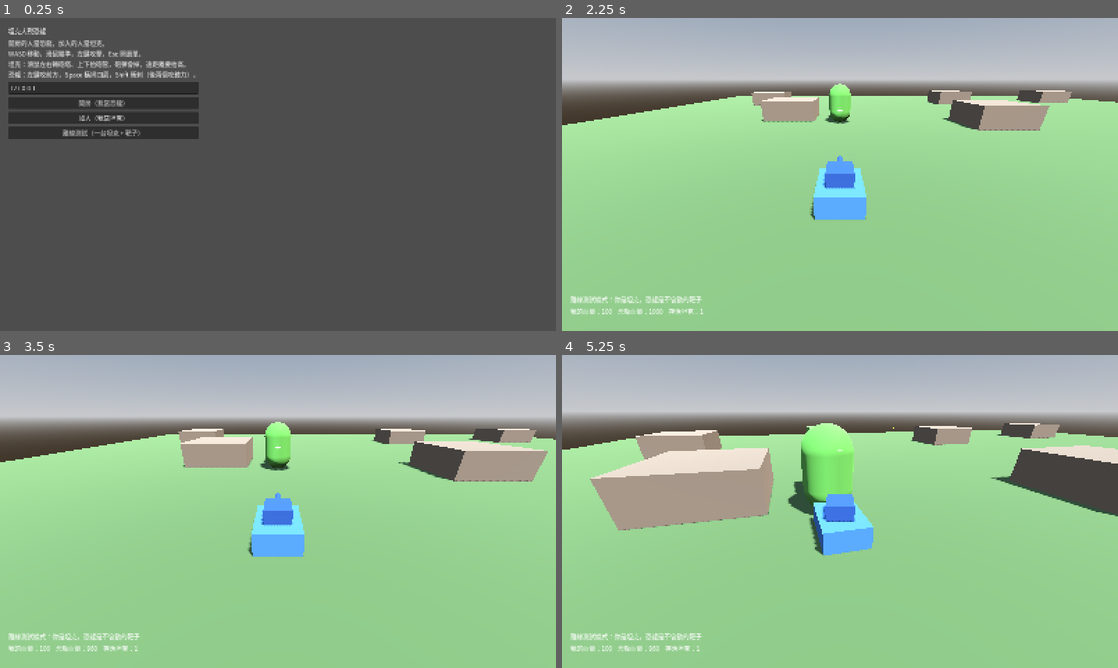
Above: before the commit, frames 1-4 (two rows, left to right).
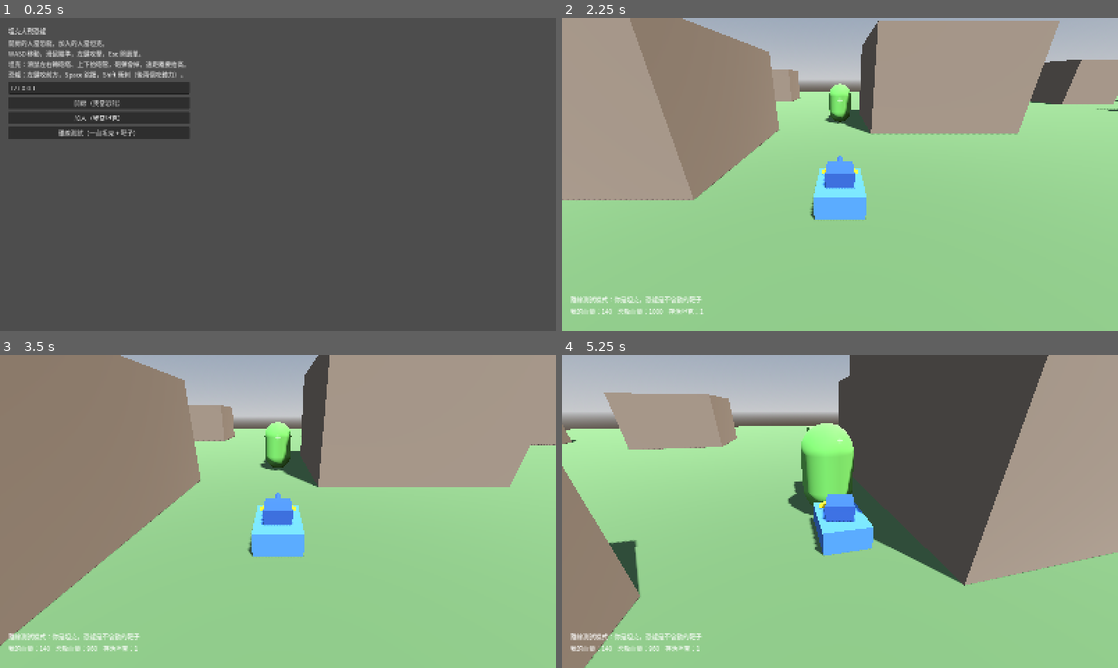
Above: after the commit, the same moments.

Repository: billxu0521/tank_war
Game: Godot game, scene res://main.tscn
Same seed, same stepped clock (60 frames per second), same inputs: the game is played once before the commit and once after it.
Inputs (mouse positions are in pixels of both pictures, inside the frame that each line leads up to):
- Up to frame 1 (0.25 s): no input
- Up to frame 2 (2.25 s): click "開房（我當恐龍）" at 0.5 s; click "加入（我當坦克）" at 1.25 s; click "離線測試（一台坦克 + 靶子）" at 2 s
- Up to frame 3 (3.5 s): tap Enter at 2.75 s; move the mouse to (305, 511) at 2.77 s; hold W from 2.78 s (still down); hold Space from 2.78 s (still down); click (305, 511) at 2.92 s
- Up to frame 4 (5.25 s): keep holding W; move the mouse to (812, 511) at 3.52 s; release Space at 3.53 s; tap Shift at 3.6, 5.1 s; click (812, 511) at 3.67 s; tap Space at 3.77, 3.8, 4.07 s; move the mouse to (851, 505) at 4.27 s; hold Space 4.28-5.03 s; click (851, 505) at 4.42 s; move the mouse to (834, 517) at 5.02 s; click (834, 517) at 5.17 s

The runs differ from the first frame. In frame 1, 0.9% of the frame differs, in the area x 10-36%, y 16-39%; in frame 2, 33%; in frame 3, 41%; in frame 4, 47%, in the area x 0-100%, y 0-100%.

Commit message:
場地放大加掩蔽、砲彈加速、坦克加血、恐龍掃尾改跳躍
場地
- 120x120 -> 200x200，用固定 seed 亂數散布 21 棟 7~13 公尺高的建築
  （seed 固定才能保證每台機器蓋出一樣的場地，場地沒走網路同步）
- 出生點會避開建築，不會卡在牆裡

掩蔽
- 恐龍的攻擊判定原本只算距離和方向，會穿牆咬人。改成從頭部拉一條
  射線到目標，中間有建築就打不到。這是坦克能躲掩蔽的依據。

砲彈
- 速度 60 -> 100 m/s，準心歸零距離 55 -> 70 公尺
- 改用射線掃過每一幀的位移，不再靠 Area3D。一幀跑 1.7 公尺用區域
  偵測會直接穿過坦克。順便省掉一個碰撞節點。

坦克
- 血量 100 -> 140（恐龍要咬四口，配合把咬改成 35 傷）
- 底盤加黃色箭頭，砲塔轉開時還看得出車頭朝哪

恐龍
- 尾巴橫掃移除，改成跳躍：18 m/s、跳得起 6.5 公尺、吃 30 體力
- 滑鼠靈敏度 0.004 -> 0.009
- 順帶修掉 _apply_gravity 在地面時無條件清掉 y 速度，會把跳躍吃掉

測試補了「建築擋視線」和「恐龍跳躍」兩個案例，共 10 項。

Co-Authored-By: Claude Opus 5 (1M context) <noreply@anthropic.com>
Claude-Session: https://claude.ai/code/session_019SAVwhULYTqidBLb1Ej4sE

Diff:
--- a/dino.gd
+++ b/dino.gd
@@ -1,25 +1,23 @@
 extends "res://fighter.gd"
 ## 恐龍：跑很快、血很多，沒有遠程。
-## 左鍵咬前方，Space 尾巴橫掃四周（吃體力），Shift 衝刺（吃體力）。
+## 左鍵咬前方，Space 跳躍（吃體力），Shift 衝刺（吃體力）。
 
 const SPEED := 16.0
 const SPRINT_MULT := 1.9
 const STAMINA_MAX := 100.0
 const STAMINA_DRAIN := 32.0  # 每秒消耗，全滿約衝 3 秒
 const STAMINA_REGEN := 16.0  # 每秒回復，回滿約 6 秒
-const MOUSE_SENS := 0.004
+const MOUSE_SENS := 0.009  # 恐龍要靈活，轉頭比坦克快很多
 const BITE_REACH := 6.5
-const BITE_DAMAGE := 34   # 剛好三口咬死一台 100 血的坦克
+const BITE_DAMAGE := 35   # 剛好四口咬死一台 140 血的坦克
 const BITE_COOLDOWN := 1.1
-# 尾巴橫掃：360 度、範圍大、傷害低，但要吃體力
-const SWEEP_REACH := 10.0
-const SWEEP_DAMAGE := 30
-const SWEEP_COOLDOWN := 2.0
-const SWEEP_COST := 40.0
+# 跳躍：拉開距離、跨過障礙、撲向坦克
+const JUMP_SPEED := 18.0  # 大約跳得起 6.5 公尺
+const JUMP_COST := 30.0
+const HEAD_HEIGHT := 1.6  # 視線從這個高度射出
 
 var stamina := STAMINA_MAX
 var _bite_cd := 0.0
-var _sweep_cd := 0.0
 
 func _ready() -> void:
 	super()
@@ -47,41 +45,59 @@
 	velocity.x = move.x
 	velocity.z = move.z
 	_apply_gravity(delta)
+	if Input.is_key_pressed(KEY_SPACE):
+		try_jump()
 	move_and_slide()
 
 	_bite_cd -= delta
-	_sweep_cd -= delta
 	if Input.is_mouse_button_pressed(MOUSE_BUTTON_LEFT) and _bite_cd <= 0.0:
 		_bite_cd = BITE_COOLDOWN
 		_hit_nearby(BITE_REACH, BITE_DAMAGE, 0.3)  # 只咬前方
 		_play_fx.rpc(false)
-	if Input.is_key_pressed(KEY_SPACE) and _sweep_cd <= 0.0 and stamina >= SWEEP_COST:
-		_sweep_cd = SWEEP_COOLDOWN
-		stamina -= SWEEP_COST
-		_hit_nearby(SWEEP_REACH, SWEEP_DAMAGE, -1.0)  # 四面八方都掃到
-		_play_fx.rpc(true)
+
+## 跳躍。踩在地上而且體力夠才跳得起來。
+func try_jump() -> bool:
+	if not is_on_floor() or stamina < JUMP_COST:
+		return false
+	stamina -= JUMP_COST
+	velocity.y = JUMP_SPEED
+	_play_fx.rpc(true)
+	return true
 
 # ponytail: 恐龍一定是主機（編號 1），所以直接算傷害，不用 RPC 繞一圈。
 # 之後若要讓客戶端也能當恐龍，改成 rpc_id(1) 送請求。
-## 打範圍內的坦克。min_dot 是方向限制：0.3 = 只打前方錐形，-1 = 不管方向
+## 打範圍內的坦克。min_dot 是方向限制：0.3 = 只打前方錐形，-1 = 不管方向。
+## 中間隔著建築物就打不到——這是坦克躲掩蔽的依據。
 func _hit_nearby(reach: float, damage: int, min_dot: float) -> void:
 	for p in get_parent().get_children():
 		if p == self or not p.has_method("take_damage"):
 			continue
 		var to: Vector3 = p.global_position - global_position
-		if to.length() < reach and (-global_transform.basis.z).dot(to.normalized()) > min_dot:
-			p.take_damage(damage)
+		if to.length() >= reach or (-global_transform.basis.z).dot(to.normalized()) <= min_dot:
+			continue
+		if _blocked_by_wall(p):
+			continue
+		p.take_damage(damage)
+
+## 從恐龍頭部往目標拉一條線，被東西擋住就算打不到
+func _blocked_by_wall(target: Node3D) -> bool:
+	var q := PhysicsRayQueryParameters3D.create(
+		global_position + Vector3.UP * HEAD_HEIGHT, target.global_position)
+	q.exclude = [get_rid(), target.get_rid()]
+	return not get_world_3d().direct_space_state.intersect_ray(q).is_empty()
 
 
-## 攻擊的示意動畫。要 rpc 才會在每個人畫面上都播。
+## 示意動畫。要 rpc 才會在每個人畫面上都播。
 @rpc("any_peer", "call_local", "reliable")
-func _play_fx(sweep: bool) -> void:
-	if sweep:
+func _play_fx(jump: bool) -> void:
+	if jump:
+		# 起跳踢起一圈灰
 		var ring := TorusMesh.new()
-		ring.inner_radius = SWEEP_REACH * 0.82
-		ring.outer_radius = SWEEP_REACH
-		Fx.burst(self, ring, Color(1, 0.55, 0.1, 0.85),
-			Vector3(0, -2.4, 0), Vector3(0.15, 1.0, 0.15), Vector3.ONE, 0.3)
+		ring.inner_radius = 2.2
+		ring.outer_radius = 3.0
+		Fx.burst(get_tree().get_first_node_in_group(&"arena"), ring,
+			Color(0.7, 0.65, 0.55, 0.7), global_position + Vector3(0, -2.4, 0),
+			Vector3(0.4, 1.0, 0.4), Vector3.ONE * 1.6, 0.35)
 	else:
 		# 頭往前撞一下 + 咬擊點爆一團
 		var head: Node3D = $Head
--- a/fighter.gd
+++ b/fighter.gd
@@ -2,10 +2,10 @@
 ## 坦克和恐龍共用的部分：血量、死亡、多人連線權限。
 ##
 ## 數值是照 3 台坦克抓的：
-##   恐龍咬死一台坦克 = 3 口 = 2.2 秒的貼身時間
+##   恐龍咬死一台坦克 = 4 口 = 3.3 秒的貼身時間
 ##   3 台坦克貼臉打死恐龍 = 1000 / (3 × 40/1.5) = 12.5 秒
-## 所以恐龍要在挨 12.5 秒的砲火內收掉 3 台，追人和換目標的時間就是勝負關鍵。
-## 坦克落單必死，這是刻意的——要活就得抱團。
+## 恐龍要在挨 12.5 秒的砲火內收掉 3 台，追人和換目標的時間就是勝負關鍵。
+## 場上有建築擋視線，坦克可以繞柱子拉開距離，恐龍得選好進攻角度。
 ## ponytail: 數值寫死不隨人數變。2 人或 5 人會偏掉，真的要再說。
 
 signal died
@@ -61,7 +61,8 @@
 	return e.relative
 
 func _apply_gravity(delta: float) -> void:
-	if is_on_floor():
+	# 只在往下掉的時候貼地，不然會把跳躍的向上速度也清掉
+	if is_on_floor() and velocity.y <= 0.0:
 		velocity.y = 0.0
 	else:
 		velocity.y -= GRAVITY * delta
--- a/main.gd
+++ b/main.gd
@@ -2,6 +2,8 @@
 ## 坦克大戰恐龍 — 區網原型。開房的人當恐龍，加入的人當坦克。
 
 const PORT := 24680
+const ARENA := 200.0        # 場地邊長
+const SPAWN_CLEARANCE := 8.0  # 出生點離建築至少這麼遠
 const TANK := preload("res://tank.tscn")
 const DINO := preload("res://dino.tscn")
 
@@ -14,6 +16,7 @@
 @onready var menu: Control = $UI/Root/Menu
 @onready var players: Node3D = $Players
 
+var _blocked: Array[Rect2] = []  # 建築物在 XZ 平面佔的範圍
 var _tanks := 0
 var _over := false
 
@@ -128,7 +131,7 @@
 	var p: Node3D = scene.instantiate()
 	p.name = str(id)
 	players.add_child(p, true)
-	p.global_position = Vector3(randf_range(-50.0, 50.0), 5.0, randf_range(-50.0, 50.0))
+	p.global_position = _spawn_point()
 	p.died.connect(_on_died.bind(p))
 	if not p.is_in_group(&"dino"):
 		_tanks += 1
@@ -190,12 +193,37 @@
 # --- 場地 ---
 
 func _build_arena() -> void:
-	_add_box(Vector3(0, -0.5, 0), Vector3(120, 1, 120), Color(0.30, 0.40, 0.25))
-	for p: Vector3 in [Vector3(24, 1.5, 16), Vector3(-28, 1.5, -12), Vector3(10, 1.5, -36),
-			Vector3(-16, 1.5, 32), Vector3(40, 1.5, -40), Vector3(-44, 1.5, 40),
-			Vector3(0, 1.5, 44), Vector3(44, 1.5, 30), Vector3(-38, 1.5, -34),
-			Vector3(2, 1.5, -6)]:
-		_add_box(p, Vector3(8, 3, 8), Color(0.45, 0.40, 0.35))
+	_add_box(Vector3(0, -0.5, 0), Vector3(ARENA, 1, ARENA), Color(0.30, 0.40, 0.25))
+	# ponytail: 固定 seed 的亂數，每台機器蓋出來的建築才會完全一樣（場地沒有走網路同步）
+	var rng := RandomNumberGenerator.new()
+	rng.seed = 20260906
+	for gx in 5:
+		for gz in 5:
+			if rng.randf() < 0.2:
+				continue  # 留一些空地，不然變迷宮
+			var size := Vector3(rng.randf_range(10, 18), rng.randf_range(7, 13),
+				rng.randf_range(10, 18))
+			var pos := Vector3((gx - 2) * 38.0 + rng.randf_range(-9, 9), size.y * 0.5,
+				(gz - 2) * 38.0 + rng.randf_range(-9, 9))
+			_add_box(pos, size, Color(0.45, 0.40, 0.35))
+			# 出生點要避開，不然會卡在牆裡
+			_blocked.append(Rect2(pos.x - size.x * 0.5 - SPAWN_CLEARANCE,
+				pos.z - size.z * 0.5 - SPAWN_CLEARANCE,
+				size.x + SPAWN_CLEARANCE * 2, size.z + SPAWN_CLEARANCE * 2))
+
+## 找一個不在建築物裡面的出生點
+func _spawn_point() -> Vector3:
+	for i in 40:
+		var p := Vector2(randf_range(-ARENA * 0.45, ARENA * 0.45),
+			randf_range(-ARENA * 0.45, ARENA * 0.45))
+		var clear := true
+		for r: Rect2 in _blocked:
+			if r.has_point(p):
+				clear = false
+				break
+		if clear:
+			return Vector3(p.x, 5.0, p.y)
+	return Vector3(0, 5, 0)
 
 func _add_box(pos: Vector3, size: Vector3, col: Color) -> void:
 	var body := StaticBody3D.new()
--- a/main.tscn
+++ b/main.tscn
@@ -65,7 +65,7 @@
 
 [node name="Hint" type="Label" parent="UI/Root/Lobby"]
 text = "開房的人當恐龍，加入的人當坦克。
-WASD 移動，滑鼠瞄準，左鍵攻擊，Esc 開選單。\n坦克：滑鼠左右轉砲塔、上下抬砲管，砲彈會掉，遠距離要抬高。\n恐龍：左鍵咬前方，Space 橫掃四周，Shift 衝刺（後兩個吃體力）。"
+WASD 移動，滑鼠瞄準，左鍵攻擊，Esc 開選單。\n坦克：滑鼠左右轉砲塔、上下抬砲管，砲彈會掉，遠距離要抬高。\n恐龍：左鍵咬前方，Space 跳躍，Shift 衝刺（後兩個吃體力）。"
 
 [node name="IP" type="LineEdit" parent="UI/Root/Lobby"]
 text = "127.0.0.1"
--- a/shell.gd
+++ b/shell.gd
@@ -1,26 +1,34 @@
 class_name Shell
-extends Area3D
+extends Node3D
 ## 砲彈。ponytail: 彈道是固定的拋物線，每台機器各自生一顆就會長得一樣，不用網路同步位置。
 ## 只有主機那顆會真的造成傷害。
+##
+## 用射線掃過這一幀的位移，不是靠碰撞區域——砲彈一幀跑 1.7 公尺，
+## 用區域偵測會直接穿過坦克。
 
-const SPEED := 60.0
+const SPEED := 100.0
 const DAMAGE := 40
 const GRAVITY := 9.8  # 有掉落，遠距離要抬砲口
 
 var vel := Vector3.ZERO
 
 func _ready() -> void:
-	body_entered.connect(_on_body_entered)
 	get_tree().create_timer(4.0).timeout.connect(queue_free)
 
 func _physics_process(delta: float) -> void:
 	vel.y -= GRAVITY * delta
-	global_position += vel * delta
+	var from := global_position
+	var to := from + vel * delta
+	var q := PhysicsRayQueryParameters3D.create(from, to)
+	var hit := get_world_3d().direct_space_state.intersect_ray(q)
+	if hit.is_empty():
+		global_position = to
+		return
+	_impact(hit.position, hit.collider)
 
-func _on_body_entered(body: Node3D) -> void:
+func _impact(pos: Vector3, body: Node) -> void:
 	Fx.burst(get_tree().get_first_node_in_group(&"arena"), SphereMesh.new(),
-		Color(1, 0.6, 0.2, 0.85), global_position,
-		Vector3.ONE * 0.5, Vector3.ONE * 2.4, 0.25)
+		Color(1, 0.6, 0.2, 0.85), pos, Vector3.ONE * 0.5, Vector3.ONE * 2.4, 0.25)
 	if multiplayer.is_server() and body.has_method("take_damage"):
 		body.take_damage(DAMAGE)
 	queue_free()
--- a/shell.tscn
+++ b/shell.tscn
@@ -1,9 +1,6 @@
-[gd_scene load_steps=5 format=3]
+[gd_scene load_steps=4 format=3]
 
 [ext_resource type="Script" path="res://shell.gd" id="1"]
-
-[sub_resource type="SphereShape3D" id="s1"]
-radius = 0.25
 
 [sub_resource type="StandardMaterial3D" id="m1"]
 albedo_color = Color(1, 0.85, 0.2, 1)
@@ -15,11 +12,9 @@
 radius = 0.25
 height = 0.5
 
-[node name="Shell" type="Area3D"]
+[node name="Shell" type="Node3D"]
 script = ExtResource("1")
 
-[node name="CollisionShape3D" type="CollisionShape3D" parent="."]
-shape = SubResource("s1")
 
 [node name="MeshInstance3D" type="MeshInstance3D" parent="."]
 mesh = SubResource("sm1")
--- a/tank.gd
+++ b/tank.gd
@@ -9,7 +9,7 @@
 const PITCH_MIN := -0.14  # 俯角 8 度
 const PITCH_MAX := 0.35   # 仰角 20 度
 const CAM_BASE := -0.4363  # 相機基礎俯角 25 度
-const AIM_RANGE := 55.0    # 準心以這個距離做彈道歸零
+const AIM_RANGE := 70.0    # 準心以這個距離做彈道歸零（場地大了，歸零拉遠）
 const SHELL := preload("res://shell.tscn")
 
 var turret_yaw := 0.0
--- a/tank.tscn
+++ b/tank.tscn
@@ -25,6 +25,13 @@
 bottom_radius = 0.16
 height = 2.2
 
+[sub_resource type="StandardMaterial3D" id="m3"]
+albedo_color = Color(0.95, 0.85, 0.15, 1)
+
+[sub_resource type="PrismMesh" id="arrow"]
+material = SubResource("m3")
+size = Vector3(2.0, 1.0, 0.25)
+
 [sub_resource type="SceneReplicationConfig" id="r1"]
 properties/0/path = NodePath(".:position")
 properties/0/spawn = true
@@ -41,13 +48,17 @@
 
 [node name="Tank" type="CharacterBody3D"]
 script = ExtResource("1")
-max_hp = 100
+max_hp = 140
 
 [node name="CollisionShape3D" type="CollisionShape3D" parent="."]
 shape = SubResource("s1")
 
 [node name="Hull" type="MeshInstance3D" parent="."]
 mesh = SubResource("b1")
+
+[node name="Arrow" type="MeshInstance3D" parent="."]
+transform = Transform3D(1, 0, 0, 0, 0, 1, 0, -1, 0, 0, 0.76, -1.3)
+mesh = SubResource("arrow")
 
 [node name="Turret" type="Node3D" parent="."]
 transform = Transform3D(1, 0, 0, 0, 1, 0, 0, 0, 1, 0, 0.9, 0)
--- a/test_battle.gd
+++ b/test_battle.gd
@@ -4,6 +4,9 @@
 
 var _fails := 0
 var _shell_target: Node
+var _dino: Node
+var _jump_from := 0.0
+var _phase := 0
 var _frames := 0
 
 func _ck(ok: bool, msg: String) -> void:
@@ -20,14 +23,32 @@
 		_case_offline()
 		_case_gun_pitch()
 		_case_back_to_lobby()
+		_case_cover()
 		_start_shell_case()
 		return false
-	# 砲彈要飛好幾個 frame 才會打到人
-	if _shell_target.hp < _shell_target.max_hp:
-		return _done()
-	if _frames > 120:
-		_ck(false, "砲彈沒打中坦克")
-		return _done()
+	# 剩下的要跨好幾個 frame 才驗得到
+	match _phase:
+		0:  # 等砲彈飛過去打中坦克
+			if _shell_target.hp < _shell_target.max_hp:
+				_phase = 1
+			elif _frames > 200:
+				_ck(false, "砲彈沒打中坦克")
+				_phase = 1
+		1:  # 等恐龍落地才跳得起來
+			if _dino.is_on_floor():
+				_jump_from = _dino.global_position.y
+				_ck(_dino.try_jump(), "站在地上、體力滿應該跳得起來")
+				_phase = 2
+			elif _frames > 600:
+				_ck(false, "恐龍一直沒落地")
+				return _done()
+		2:  # 確認真的離地
+			if _dino.global_position.y - _jump_from > 3.0:
+				return _done()
+			if _frames > 900:
+				_ck(false, "跳躍沒離地（只上升 %.1f 公尺）"
+					% (_dino.global_position.y - _jump_from))
+				return _done()
 	return false
 
 func _done() -> bool:
@@ -35,7 +56,7 @@
 		printerr("有 %d 項失敗" % _fails)
 		quit(1)
 	else:
-		print("OK：生怪、傷害、勝負、咬/橫掃範圍、離線模式、砲管俯仰、回大廳重開、砲彈命中都正常")
+		print("OK：生怪、傷害、勝負、咬擊方向、離線模式、砲管俯仰、回大廳重開、建築擋視線、砲彈命中、恐龍跳躍都正常")
 	return true
 
 # --- 共用 ---
@@ -71,7 +92,7 @@
 	var d: Node = m.players.get_node(^"1")
 	var t2: Node = m.players.get_node(^"2")
 	var bites := ceili(float(t2.max_hp) / d.BITE_DAMAGE)
-	_ck(bites == 3, "平衡目標：咬三口才死一台坦克（現在是 %d 口）" % bites)
+	_ck(bites == 4, "平衡目標：咬四口才死一台坦克（現在是 %d 口）" % bites)
 
 	for i in bites - 1:
 		t2.take_damage(d.BITE_DAMAGE)
@@ -96,24 +117,27 @@
 	_ck(m._over and m.status.text.begins_with("坦克獲勝"), "恐龍死 -> 坦克贏")
 	_end(m)
 
-## 咬只打前方，橫掃四面八方都打到
+## 咬只打前方，背後咬不到
 func _case_attacks() -> void:
 	var m := _new_game()
 	var d: Node = m.players.get_node(^"1")
 	var front: Node = m.players.get_node(^"2")
 	var back: Node = m.players.get_node(^"3")
-	d.global_position = Vector3.ZERO       # 面向 -Z
-	front.global_position = Vector3(0, 1, -4)
-	back.global_position = Vector3(0, 1, 4)
+	var spot: Vector3 = m._spawn_point()  # 找一個沒有建築的空地，不然會被視線判定擋掉
+	spot.y = 2.0
+	d.global_position = spot      # 面向 -Z
+	front.global_position = spot + Vector3(0, 0, -4)
+	back.global_position = spot + Vector3(0, 0, 4)
 
 	var full: int = front.max_hp
 	d._hit_nearby(d.BITE_REACH, d.BITE_DAMAGE, 0.3)
 	_ck(front.hp == full - d.BITE_DAMAGE, "咬應該打到前面的坦克")
 	_ck(back.hp == full, "咬不該打到後面的坦克")
 
-	d._hit_nearby(d.SWEEP_REACH, d.SWEEP_DAMAGE, -1.0)
-	_ck(front.hp == full - d.BITE_DAMAGE - d.SWEEP_DAMAGE and back.hp == full - d.SWEEP_DAMAGE,
-		"橫掃應該前後都打到")
+	# 轉身面向後面那台，就換它挨咬
+	d.look_at(back.global_position)
+	d._hit_nearby(d.BITE_REACH, d.BITE_DAMAGE, 0.3)
+	_ck(back.hp == full - d.BITE_DAMAGE, "轉身後應該咬得到原本在背後的坦克")
 	_end(m)
 
 ## 離線 debug 模式：不連線也要能打、能判勝負
@@ -156,11 +180,40 @@
 	_ck(m.players.get_child_count() == 2 and m._tanks == 1, "要能馬上重開一局")
 	_end(m)
 
+## 中間隔著建築物，恐龍就咬不到——坦克躲掩蔽的依據
+func _case_cover() -> void:
+	var m := _new_game()
+	var d: Node = m.players.get_node(^"1")
+	var t: Node = m.players.get_node(^"2")
+	m.players.get_node(^"3").global_position = Vector3(0, 500, 0)  # 閃遠一點別干擾
+
+	var b: Rect2 = m._blocked[0]        # 第一棟建築（含 8 公尺出生淨空）在 XZ 的範圍
+	var c := b.get_center()
+	var d_side := b.size.y * 0.5 + 2.0  # Rect2 的 size.y 是 Z 方向
+	d.global_position = Vector3(c.x, 2.0, c.y + d_side)
+	d.look_at(Vector3(c.x, 2.0, c.y - d_side))  # 面向建築
+
+	# 對照組：同一側，中間沒東西擋（射程放大到 100，只想單獨測視線）
+	t.global_position = d.global_position + Vector3(0, 0, -3)
+	d._hit_nearby(100.0, d.BITE_DAMAGE, 0.3)
+	_ck(t.hp == t.max_hp - d.BITE_DAMAGE, "沒遮蔽時應該打得到")
+
+	# 實驗組：躲到建築後面
+	t.global_position = Vector3(c.x, 2.0, c.y - d_side)
+	var before: int = t.hp
+	d._hit_nearby(100.0, d.BITE_DAMAGE, 0.3)
+	_ck(t.hp == before, "躲在建築後面就不該被打到")
+	_end(m)
+
 ## 砲彈要真的飛過去打中人（跨好幾個 frame）
 func _start_shell_case() -> void:
 	var m := _new_game()
-	m.players.get_node(^"1").global_position = Vector3(25, 3, 25)   # 恐龍閃遠一點
+	var spot: Vector3 = m._spawn_point()  # 挑淨空點，不然彈道會先撞到建築
+	spot.y = 1.0
+	_dino = m.players.get_node(^"1")
+	_dino.global_position = m._spawn_point()  # 另外一點，等它落地測跳躍
 	_shell_target = m.players.get_node(^"2")
-	_shell_target.global_position = Vector3(0, 1, 0)
-	m.players.get_node(^"3").global_position = Vector3(-25, 3, -25)
-	m.players.get_node(^"3")._fire(Vector3(0, 1, 10), Vector3(0, 0, -1))
+	_shell_target.global_position = spot
+	var shooter: Node = m.players.get_node(^"3")
+	shooter.global_position = spot + Vector3(200, 0, 0)  # 射手閃開，別擋在彈道上
+	shooter._fire(spot + Vector3(0, 0.5, 6), Vector3(0, 0, -1))
Not shown: 1 places in tank.tscn that only renumber resources
Not shown, changed: 說明.txt
Not shown, changed: README.md
